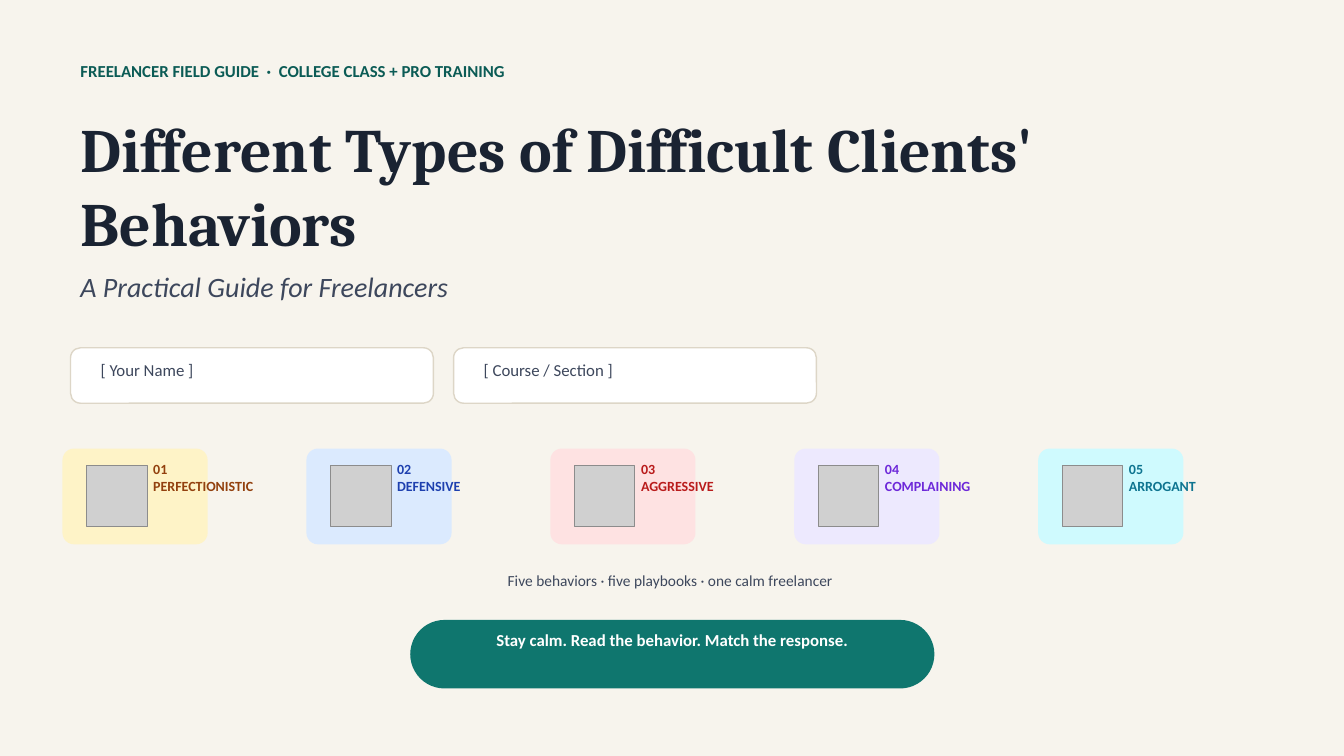
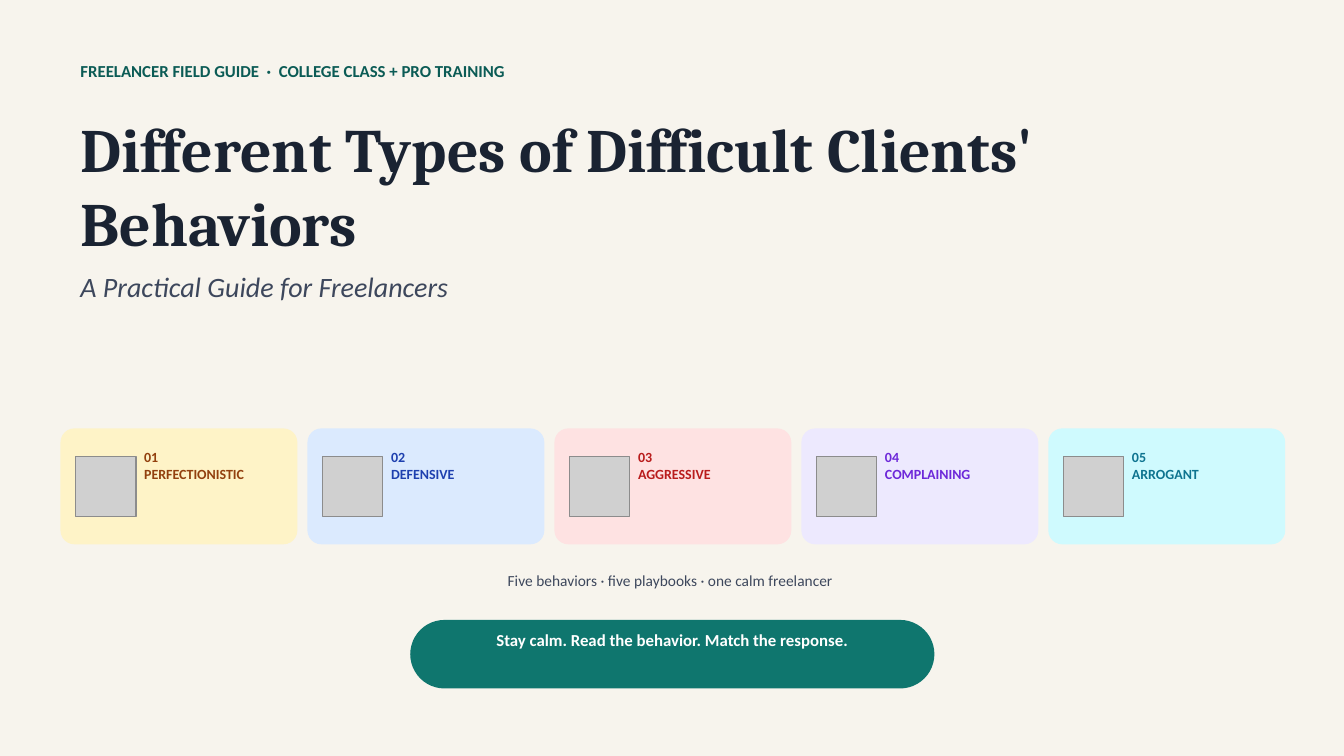
Before and after one commit to alaa-shehata6/test, a slide deck: slide 1 of Difficult_Clients_Behaviors_Final.pptx. Drawn at 1344x756 pixels with LibreOffice and Linux fonts; fonts in the diff are those of the drawing; grey boxes stand for pictures. Boxes give left, top, right and bottom in pixels: in the first picture for what was removed or moved away, otherwise in the second. Text is boxed around its words. In the diff, an @@ line names an element or a change of style, - is before the commit and + after.

```diff
--- a/Difficult_Clients_Behaviors_Final.pptx
+++ b/Difficult_Clients_Behaviors_Final.pptx
@@ rounded rectangle removed at box(71, 348, 434, 403) @@
@@ rounded rectangle removed at box(454, 348, 817, 403) @@
@@ text removed at box(110, 365, 185, 376) @@
-[ Your Name ]
@@ text removed at box(493, 364, 604, 376) @@
-[ Course / Section ]
@@ rounded rectangle: place and size @@
-rounded rectangle at box(63, 449, 208, 544)
+rounded rectangle at box(60, 429, 297, 544)
@@ text "01": place and size @@
-text "01" at box(153, 465, 253, 491)
+text "01" at box(144, 453, 244, 479)
@@ rounded rectangle: place and size @@
-rounded rectangle at box(307, 449, 452, 544)
+rounded rectangle at box(308, 429, 544, 544)
@@ text "02": place and size @@
-text "02" at box(397, 465, 460, 491)
+text "02" at box(391, 453, 454, 479)
@@ rounded rectangle: place and size @@
-rounded rectangle at box(551, 449, 696, 544)
+rounded rectangle at box(555, 429, 791, 544)
@@ text "03": place and size @@
-text "03" at box(641, 465, 714, 491)
+text "03" at box(638, 453, 711, 479)
@@ rounded rectangle: place and size @@
-rounded rectangle at box(795, 449, 940, 544)
+rounded rectangle at box(802, 429, 1038, 544)
@@ text "04": place and size @@
-text "04" at box(885, 465, 970, 491)
+text "04" at box(885, 453, 970, 479)
@@ rounded rectangle: place and size @@
-rounded rectangle at box(1038, 449, 1184, 544)
+rounded rectangle at box(1049, 429, 1286, 544)
@@ text "05": place and size @@
-text "05" at box(1129, 465, 1196, 491)
+text "05" at box(1132, 453, 1199, 479)
@@ picture: place and size @@
-picture at box(87, 466, 147, 526)
+picture at box(76, 457, 136, 517)
@@ picture: place and size @@
-picture at box(331, 466, 391, 526)
+picture at box(323, 457, 383, 517)
@@ picture: place and size @@
-picture at box(575, 466, 635, 526)
+picture at box(570, 457, 630, 517)
@@ picture: place and size @@
-picture at box(819, 466, 879, 526)
+picture at box(817, 457, 877, 517)
@@ picture: place and size @@
-picture at box(1063, 466, 1123, 526)
+picture at box(1064, 457, 1124, 517)
```
